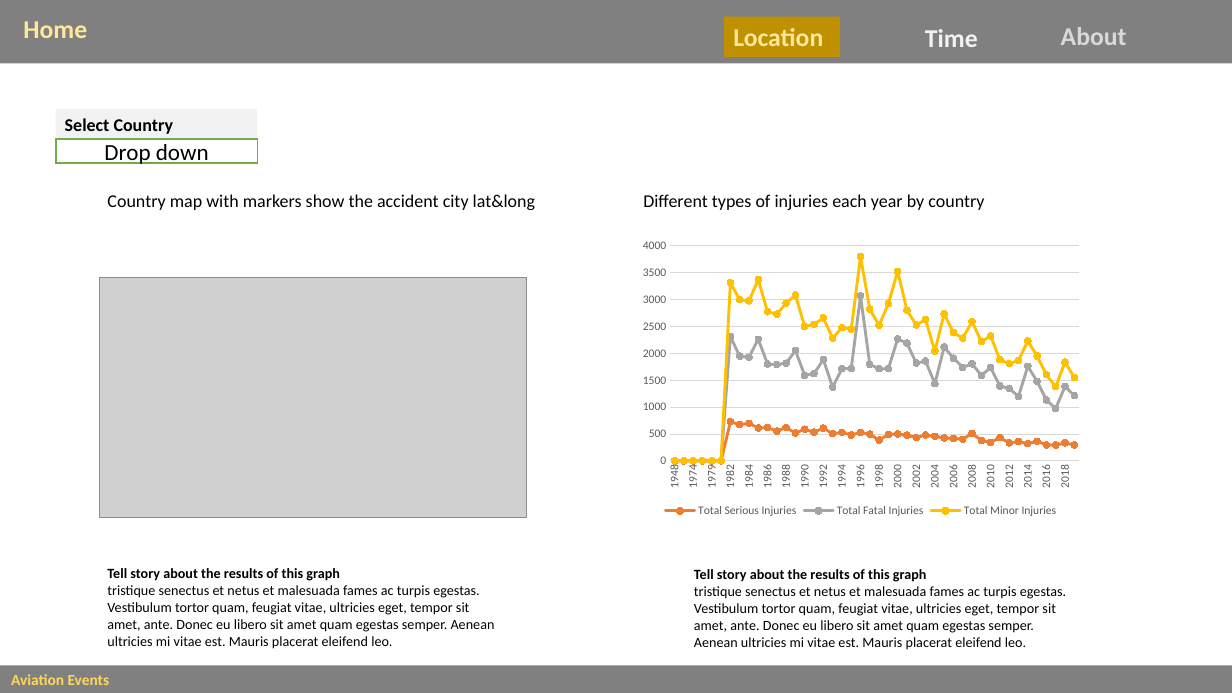
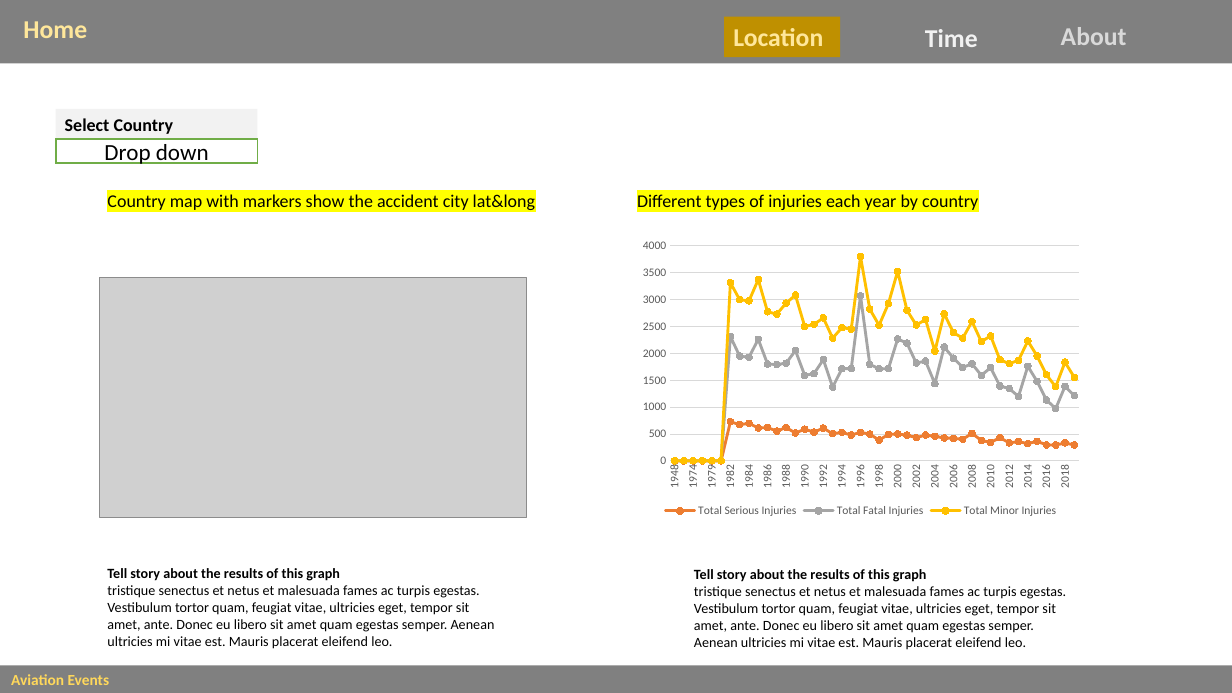
Before and after one commit to nukemecha/aviation-project, a slide deck: slide 3 of Slides/html_Aviation Events.pptx. Drawn at 1232x693 pixels with LibreOffice and Linux fonts; fonts in the diff are those of the drawing; grey boxes stand for pictures. Boxes give left, top, right and bottom in pixels: in the first picture for what was removed or moved away, otherwise in the second. Text is boxed around its words. In the diff, an @@ line names an element or a change of style, - is before the commit and + after.

```diff
--- a/Slides/html_Aviation Events.pptx
+++ b/Slides/html_Aviation Events.pptx
@@ text "Country map with markers show ..." at (107, 194, 535, 210): highlight none to #FFFF00 @@
@@ text "Different types of injuries each ..." at (637, 194, 978, 210): highlight none to #FFFF00 @@
```
Also in this commit, not shown: 3 other slides changed, 1 slide added.
